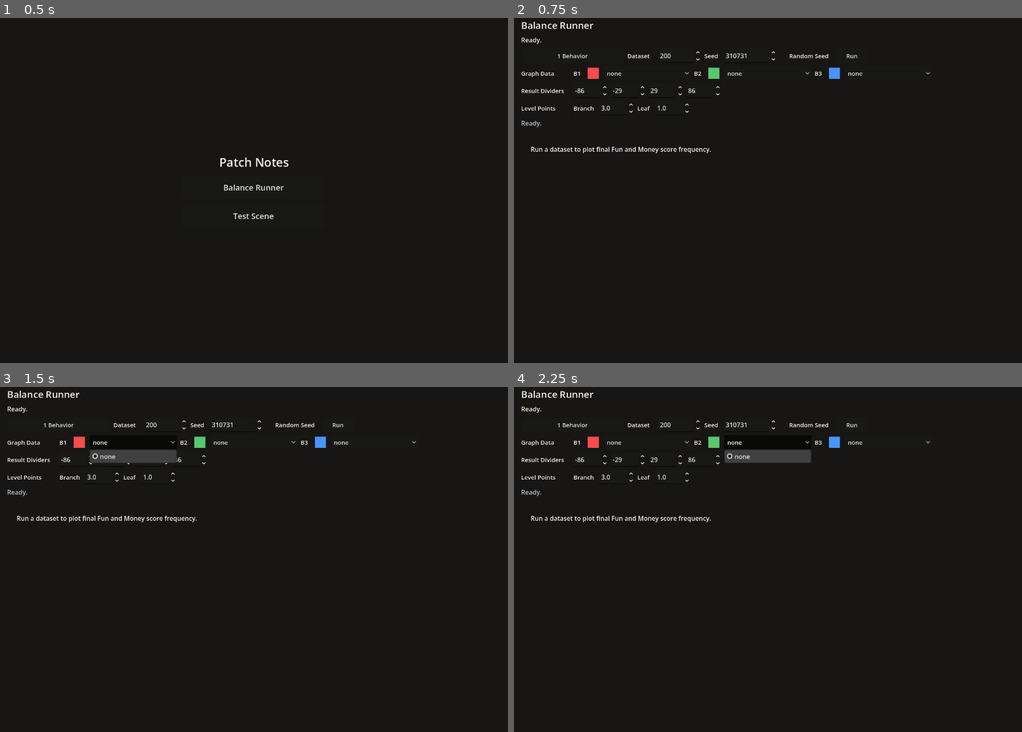
Above: before the commit, frames 1-4 (two rows, left to right).
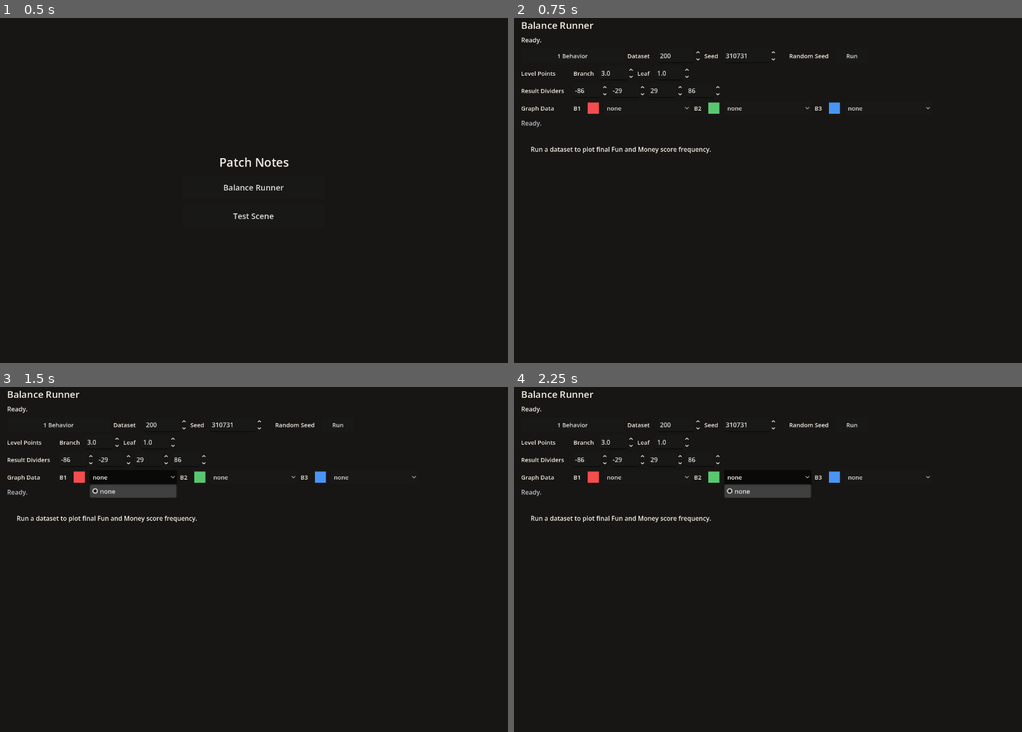
Above: after the commit, the same moments.

Repository: Josephblt/patch-notes
Game: Godot game, scene res://scenes/scene_launcher.tscn
Same seed, same stepped clock (60 frames per second), same inputs: the game is played once before the commit and once after it.
Inputs:
- Up to frame 1 (0.5 s): no input
- Up to frame 2 (0.75 s): click "Balance Runner" at 0.5 s
- Up to frame 3 (1.5 s): click "none" at 1.25 s
- Up to frame 4 (2.25 s): click "none" at 2 s

Frame 1 is identical in both runs. In frame 2, 0.9% of the frame differs, in the area x 1-82%, y 14-28%; in frame 3, 2.2%; in frame 4, 2.2%, in the area x 1-82%, y 14-33%.

Commit message:
Reorder balance runner controls

Diff:
--- a/src/scenes/tools/balance_runner.tscn
+++ b/src/scenes/tools/balance_runner.tscn
@@ -98,115 +98,6 @@
 theme_override_font_sizes/font_size = 15
 text = "Run"
 
-[node name="GraphDatasetRow" type="HBoxContainer" parent="MarginContainer/VBoxContainer"]
-layout_mode = 2
-theme_override_constants/separation = 8
-
-[node name="GraphDatasetLabel" type="Label" parent="MarginContainer/VBoxContainer/GraphDatasetRow"]
-custom_minimum_size = Vector2(124, 36)
-layout_mode = 2
-theme_override_colors/font_color = Color(0.956863, 0.937255, 0.890196, 1)
-theme_override_font_sizes/font_size = 15
-text = "Graph Data"
-vertical_alignment = 1
-
-[node name="GraphDataset1Label" type="Label" parent="MarginContainer/VBoxContainer/GraphDatasetRow"]
-custom_minimum_size = Vector2(24, 36)
-layout_mode = 2
-theme_override_colors/font_color = Color(0.956863, 0.937255, 0.890196, 1)
-theme_override_font_sizes/font_size = 15
-text = "B1"
-vertical_alignment = 1
-
-[node name="GraphDataset1ColorPickerButton" type="ColorPickerButton" parent="MarginContainer/VBoxContainer/GraphDatasetRow"]
-custom_minimum_size = Vector2(36, 36)
-layout_mode = 2
-color = Color(0.96, 0.3, 0.3, 1)
-edit_alpha = false
-
-[node name="GraphDataset1Options" type="OptionButton" parent="MarginContainer/VBoxContainer/GraphDatasetRow"]
-custom_minimum_size = Vector2(220, 36)
-layout_mode = 2
-theme_override_font_sizes/font_size = 15
-
-[node name="GraphDataset2Label" type="Label" parent="MarginContainer/VBoxContainer/GraphDatasetRow"]
-custom_minimum_size = Vector2(24, 36)
-layout_mode = 2
-theme_override_colors/font_color = Color(0.956863, 0.937255, 0.890196, 1)
-theme_override_font_sizes/font_size = 15
-text = "B2"
-vertical_alignment = 1
-
-[node name="GraphDataset2ColorPickerButton" type="ColorPickerButton" parent="MarginContainer/VBoxContainer/GraphDatasetRow"]
-custom_minimum_size = Vector2(36, 36)
-layout_mode = 2
-color = Color(0.35, 0.78, 0.44, 1)
-edit_alpha = false
-
-[node name="GraphDataset2Options" type="OptionButton" parent="MarginContainer/VBoxContainer/GraphDatasetRow"]
-custom_minimum_size = Vector2(220, 36)
-layout_mode = 2
-theme_override_font_sizes/font_size = 15
-
-[node name="GraphDataset3Label" type="Label" parent="MarginContainer/VBoxContainer/GraphDatasetRow"]
-custom_minimum_size = Vector2(24, 36)
-layout_mode = 2
-theme_override_colors/font_color = Color(0.956863, 0.937255, 0.890196, 1)
-theme_override_font_sizes/font_size = 15
-text = "B3"
-vertical_alignment = 1
-
-[node name="GraphDataset3ColorPickerButton" type="ColorPickerButton" parent="MarginContainer/VBoxContainer/GraphDatasetRow"]
-custom_minimum_size = Vector2(36, 36)
-layout_mode = 2
-color = Color(0.29, 0.58, 0.96, 1)
-edit_alpha = false
-
-[node name="GraphDataset3Options" type="OptionButton" parent="MarginContainer/VBoxContainer/GraphDatasetRow"]
-custom_minimum_size = Vector2(220, 36)
-layout_mode = 2
-theme_override_font_sizes/font_size = 15
-
-[node name="BandRow" type="HBoxContainer" parent="MarginContainer/VBoxContainer"]
-layout_mode = 2
-theme_override_constants/separation = 8
-
-[node name="BandLabel" type="Label" parent="MarginContainer/VBoxContainer/BandRow"]
-custom_minimum_size = Vector2(124, 36)
-layout_mode = 2
-theme_override_colors/font_color = Color(0.956863, 0.937255, 0.890196, 1)
-theme_override_font_sizes/font_size = 15
-text = "Result Dividers"
-vertical_alignment = 1
-
-[node name="BandDivider1SpinBox" type="SpinBox" parent="MarginContainer/VBoxContainer/BandRow"]
-custom_minimum_size = Vector2(86, 36)
-layout_mode = 2
-min_value = -144.0
-max_value = 144.0
-value = -86.0
-
-[node name="BandDivider2SpinBox" type="SpinBox" parent="MarginContainer/VBoxContainer/BandRow"]
-custom_minimum_size = Vector2(86, 36)
-layout_mode = 2
-min_value = -144.0
-max_value = 144.0
-value = -29.0
-
-[node name="BandDivider3SpinBox" type="SpinBox" parent="MarginContainer/VBoxContainer/BandRow"]
-custom_minimum_size = Vector2(86, 36)
-layout_mode = 2
-min_value = -144.0
-max_value = 144.0
-value = 29.0
-
-[node name="BandDivider4SpinBox" type="SpinBox" parent="MarginContainer/VBoxContainer/BandRow"]
-custom_minimum_size = Vector2(86, 36)
-layout_mode = 2
-min_value = -144.0
-max_value = 144.0
-value = 86.0
-
 [node name="PointRow" type="HBoxContainer" parent="MarginContainer/VBoxContainer"]
 layout_mode = 2
 theme_override_constants/separation = 8
@@ -255,6 +146,115 @@
 step = 0.1
 value = 1.0
 
+[node name="BandRow" type="HBoxContainer" parent="MarginContainer/VBoxContainer"]
+layout_mode = 2
+theme_override_constants/separation = 8
+
+[node name="BandLabel" type="Label" parent="MarginContainer/VBoxContainer/BandRow"]
+custom_minimum_size = Vector2(124, 36)
+layout_mode = 2
+theme_override_colors/font_color = Color(0.956863, 0.937255, 0.890196, 1)
+theme_override_font_sizes/font_size = 15
+text = "Result Dividers"
+vertical_alignment = 1
+
+[node name="BandDivider1SpinBox" type="SpinBox" parent="MarginContainer/VBoxContainer/BandRow"]
+custom_minimum_size = Vector2(86, 36)
+layout_mode = 2
+min_value = -144.0
+max_value = 144.0
+value = -86.0
+
+[node name="BandDivider2SpinBox" type="SpinBox" parent="MarginContainer/VBoxContainer/BandRow"]
+custom_minimum_size = Vector2(86, 36)
+layout_mode = 2
+min_value = -144.0
+max_value = 144.0
+value = -29.0
+
+[node name="BandDivider3SpinBox" type="SpinBox" parent="MarginContainer/VBoxContainer/BandRow"]
+custom_minimum_size = Vector2(86, 36)
+layout_mode = 2
+min_value = -144.0
+max_value = 144.0
+value = 29.0
+
+[node name="BandDivider4SpinBox" type="SpinBox" parent="MarginContainer/VBoxContainer/BandRow"]
+custom_minimum_size = Vector2(86, 36)
+layout_mode = 2
+min_value = -144.0
+max_value = 144.0
+value = 86.0
+
+[node name="GraphDatasetRow" type="HBoxContainer" parent="MarginContainer/VBoxContainer"]
+layout_mode = 2
+theme_override_constants/separation = 8
+
+[node name="GraphDatasetLabel" type="Label" parent="MarginContainer/VBoxContainer/GraphDatasetRow"]
+custom_minimum_size = Vector2(124, 36)
+layout_mode = 2
+theme_override_colors/font_color = Color(0.956863, 0.937255, 0.890196, 1)
+theme_override_font_sizes/font_size = 15
+text = "Graph Data"
+vertical_alignment = 1
+
+[node name="GraphDataset1Label" type="Label" parent="MarginContainer/VBoxContainer/GraphDatasetRow"]
+custom_minimum_size = Vector2(24, 36)
+layout_mode = 2
+theme_override_colors/font_color = Color(0.956863, 0.937255, 0.890196, 1)
+theme_override_font_sizes/font_size = 15
+text = "B1"
+vertical_alignment = 1
+
+[node name="GraphDataset1ColorPickerButton" type="ColorPickerButton" parent="MarginContainer/VBoxContainer/GraphDatasetRow"]
+custom_minimum_size = Vector2(36, 36)
+layout_mode = 2
+color = Color(0.96, 0.3, 0.3, 1)
+edit_alpha = false
+
+[node name="GraphDataset1Options" type="OptionButton" parent="MarginContainer/VBoxContainer/GraphDatasetRow"]
+custom_minimum_size = Vector2(220, 36)
+layout_mode = 2
+theme_override_font_sizes/font_size = 15
+
+[node name="GraphDataset2Label" type="Label" parent="MarginContainer/VBoxContainer/GraphDatasetRow"]
+custom_minimum_size = Vector2(24, 36)
+layout_mode = 2
+theme_override_colors/font_color = Color(0.956863, 0.937255, 0.890196, 1)
+theme_override_font_sizes/font_size = 15
+text = "B2"
+vertical_alignment = 1
+
+[node name="GraphDataset2ColorPickerButton" type="ColorPickerButton" parent="MarginContainer/VBoxContainer/GraphDatasetRow"]
+custom_minimum_size = Vector2(36, 36)
+layout_mode = 2
+color = Color(0.35, 0.78, 0.44, 1)
+edit_alpha = false
+
+[node name="GraphDataset2Options" type="OptionButton" parent="MarginContainer/VBoxContainer/GraphDatasetRow"]
+custom_minimum_size = Vector2(220, 36)
+layout_mode = 2
+theme_override_font_sizes/font_size = 15
+
+[node name="GraphDataset3Label" type="Label" parent="MarginContainer/VBoxContainer/GraphDatasetRow"]
+custom_minimum_size = Vector2(24, 36)
+layout_mode = 2
+theme_override_colors/font_color = Color(0.956863, 0.937255, 0.890196, 1)
+theme_override_font_sizes/font_size = 15
+text = "B3"
+vertical_alignment = 1
+
+[node name="GraphDataset3ColorPickerButton" type="ColorPickerButton" parent="MarginContainer/VBoxContainer/GraphDatasetRow"]
+custom_minimum_size = Vector2(36, 36)
+layout_mode = 2
+color = Color(0.29, 0.58, 0.96, 1)
+edit_alpha = false
+
+[node name="GraphDataset3Options" type="OptionButton" parent="MarginContainer/VBoxContainer/GraphDatasetRow"]
+custom_minimum_size = Vector2(220, 36)
+layout_mode = 2
+theme_override_font_sizes/font_size = 15
+
 [node name="SummaryLabel" type="Label" parent="MarginContainer/VBoxContainer" unique_id=1813098771]
 custom_minimum_size = Vector2(1000, 28)
 layout_mode = 2
